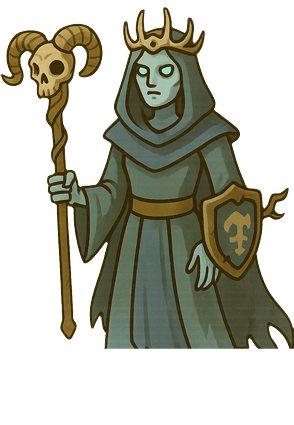
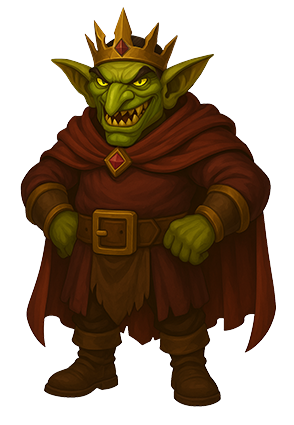
Two versions of the same layered image (294x425). Layer-by-layer changes:
added layer "Boss_Goblin_King" above "Lager 12" over [20, 7, 276, 407]
hid "Lager 12" over [0, 7, 294, 351]